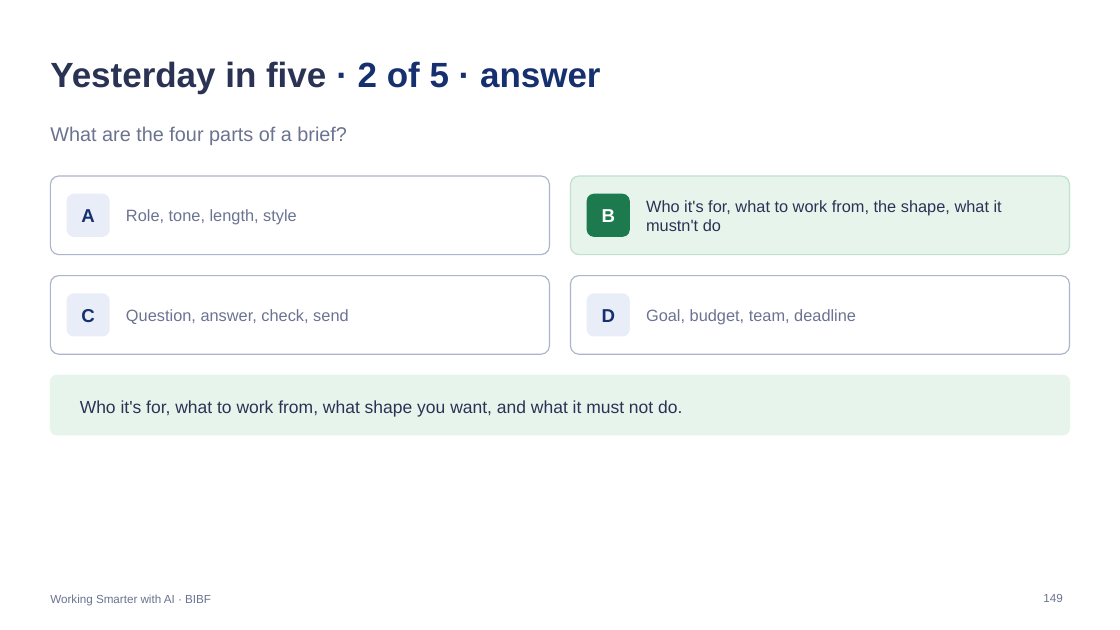
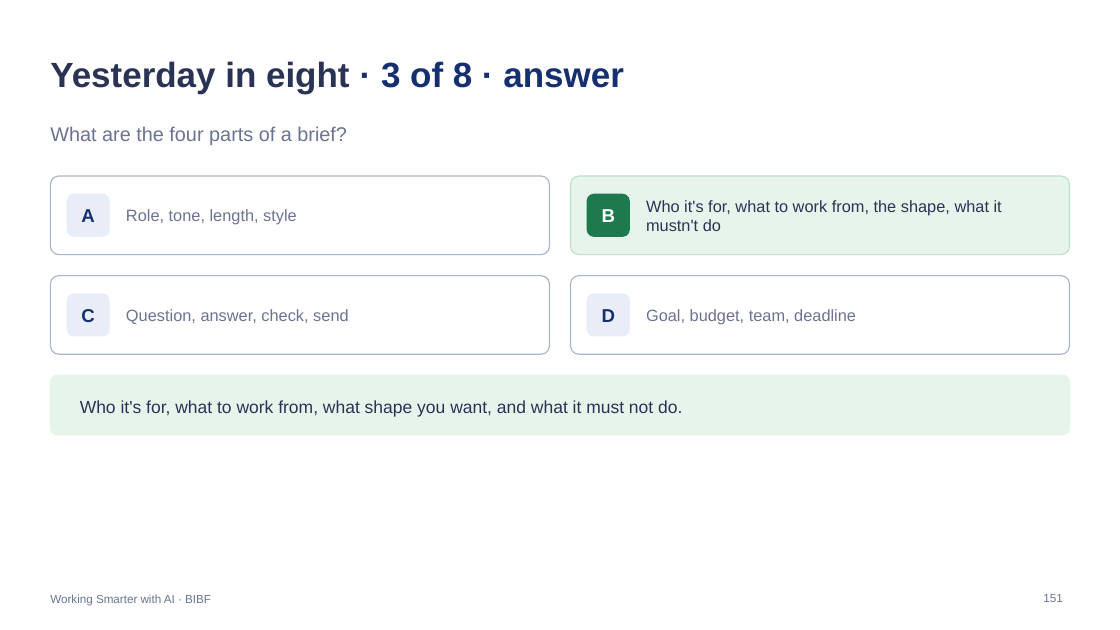
Before and after one commit to Iced377/bibf-arla, a slide deck: slide 151 of outputs/BIBF-Arla-Facilitator.pptx (slide 149 before the commit). Drawn at 1120x630 pixels with LibreOffice and Linux fonts; fonts in the diff are those of the drawing. Boxes give left, top, right and bottom in pixels: in the first picture for what was removed or moved away, otherwise in the second. Text is boxed around its words. In the diff, an @@ line names an element or a change of style, - is before the commit and + after.

```diff
--- a/outputs/BIBF-Arla-Facilitator.pptx
+++ b/outputs/BIBF-Arla-Facilitator.pptx
@@ title at [50, 61, 624, 93]: text changed @@
-Yesterday in five · 2 of 5 · answer
+Yesterday in eight · 3 of 8 · answer
@@ page number at [1043, 594, 1062, 602]: text changed @@
-149
+151
```
Also in this commit, not shown: 13 other slides changed, 8 slides added, 2 slides removed, 8 other files.
